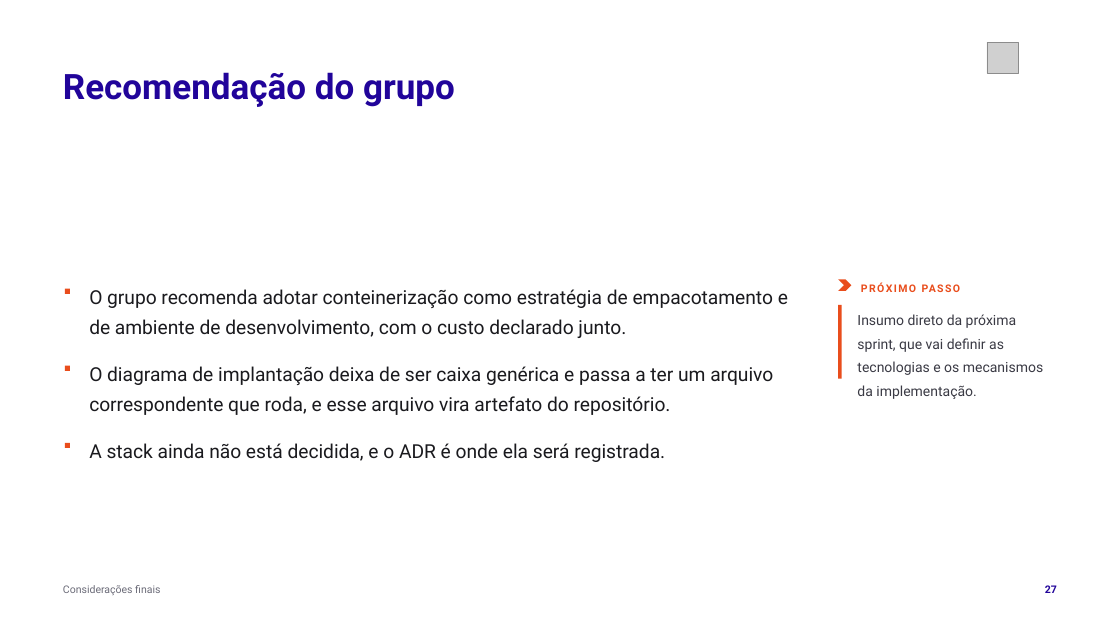
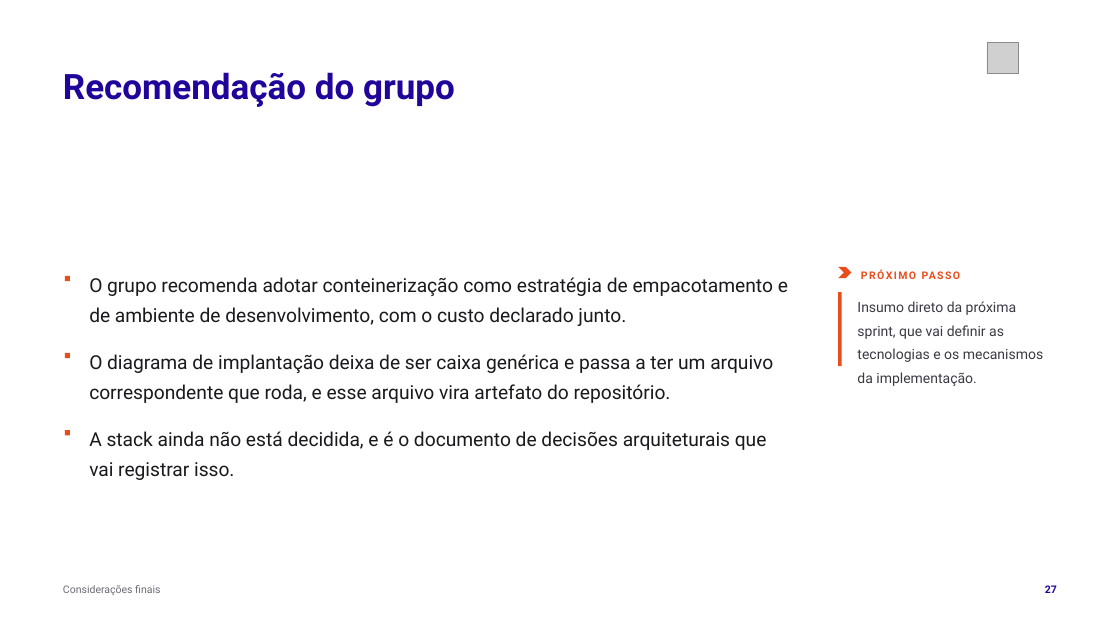
Before and after one commit to tcpassos/invite-app, a slide deck: slide 27 of trabalhos/T1-Docker-Invite-People.pptx. Drawn at 1120x630 pixels with LibreOffice and Linux fonts; fonts in the diff are those of the drawing; grey boxes stand for pictures. Boxes give left, top, right and bottom in pixels: in the first picture for what was removed or moved away, otherwise in the second. Text is boxed around its words. In the diff, an @@ line names an element or a change of style, - is before the commit and + after.

Commit message:
docs: aplica a regra de identificador tambem a sprint, questao norteadora e ADR

```diff
--- a/trabalhos/T1-Docker-Invite-People.pptx
+++ b/trabalhos/T1-Docker-Invite-People.pptx
@@ 3 texts, 3 rectangles, 1 chevron moved together from (x1=65, y1=280, x2=1057, y2=448) to (x1=65, y1=267, x2=1057, y2=435) @@
@@ rectangle moved from (x1=65, y1=365, x2=70, y2=371) to (x1=65, y1=353, x2=70, y2=358) @@
@@ text "O diagrama de implantação deixa ..." moved from (x1=89, y1=366, x2=773, y2=415) to (x1=89, y1=354, x2=773, y2=403) @@
@@ text at (x1=89, y1=431, x2=767, y2=480): text changed @@
-A stack ainda não está decidida, e o ADR é onde ela será registrada.
+A stack ainda não está decidida, e é o documento de decisões arquiteturais que vai registrar isso.
```
Also in this commit, not shown: 6 other slides changed, 11 other files.
